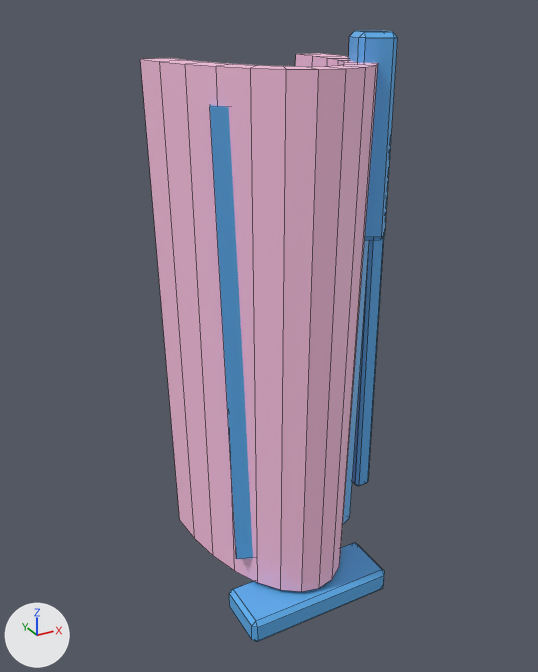
The Blender file viewer/assets/armor-parts/left_thigh/source/left_thigh.blend, before and after one commit.
Rendered twice from a camera (50 mm lens) standing at (-0.2251, -0.391, 0.1975) and looking at (-0.0068, 0.0059, -0.0009). Lighting does not change. The marker at lower left points along +X, +Y and +Z. The first picture is the older version. Mesh edges are drawn as thin lines.

The first picture shows 'armor_left_thigh_v001'.
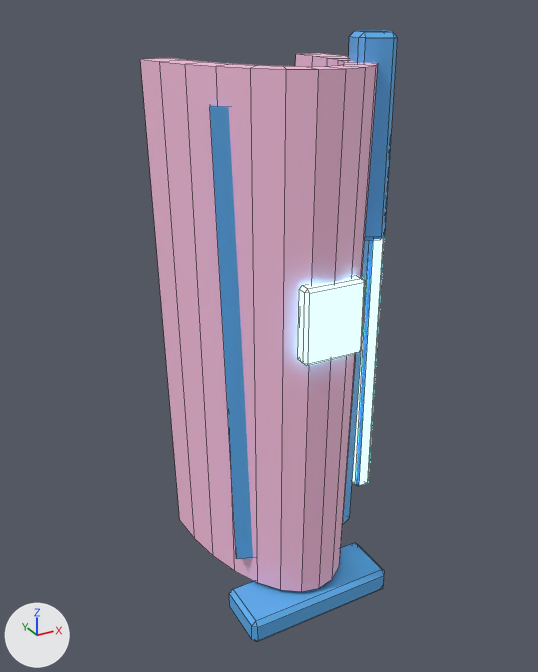
Boxes [x1, y1, x2, y2] around the edits, measured in the pictures (538 x 672 px):
part 1 of me_armor_left_thigh_v001, added: after [298, 275, 365, 366]
part 2 of me_armor_left_thigh_v001, recoloured (lighter): [352, 236, 384, 486] in both

Diff of the bpy script that builds the scene:
```diff
--- a/viewer/assets/armor-parts/left_thigh/source/left_thigh.blend.py
+++ b/viewer/assets/armor-parts/left_thigh/source/left_thigh.blend.py
@@ mat_armor_emissive @@
+mat_armor_emissive = principled_material('armor_emissive')
+mat_armor_emissive.base_color = (0.18, 0.902, 1.0)  # cyan #76f4ff
+mat_armor_emissive.emission_color = (0.18, 0.902, 1.0)  # cyan #76f4ff
+mat_armor_emissive.emission_strength = 4.0
@@ me_armor_left_thigh_v001 @@
 # used by ob_armor_left_thigh_v001; location = (0.0, 0.0, 0.0)
-me_armor_left_thigh_v001.from_pydata(...)  # 184 vertices, 186 faces; spans x -0.064..0.069, y -0.062..0.062, z -0.191..0.186
+me_armor_left_thigh_v001.from_pydata(...)  # 208 vertices, 212 faces; spans x -0.064..0.069, y -0.062..0.062, z -0.191..0.186
+# me_armor_left_thigh_v001 part 1: a new loose piece of 24 vertices spanning x -0.02..0.02, y -0.062..-0.052, z 0.008..0.055, in mat_armor_emissive (cyan #76f4ff, glowing cyan #76f4ff)
+# me_armor_left_thigh_v001 part 2: 11 faces spanning x 0.057..0.069, y -0.015..0.015, z -0.131..0.131 switch from mat_armor_accent (blue #5cb0f1) to mat_armor_emissive (cyan #76f4ff, glowing cyan #76f4ff)
 me_armor_left_thigh_v001.materials.append(mat_armor_base_surface)
```
